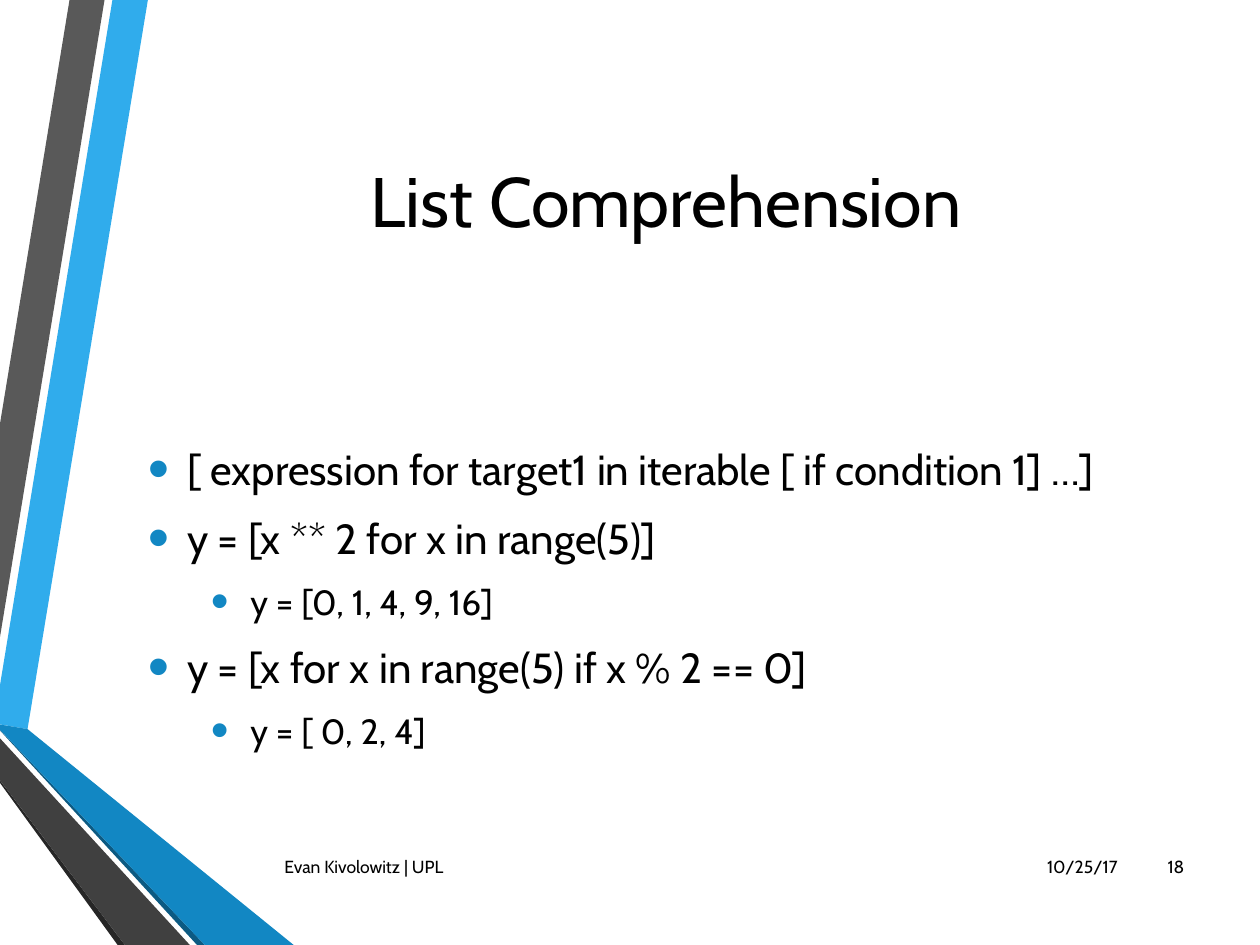
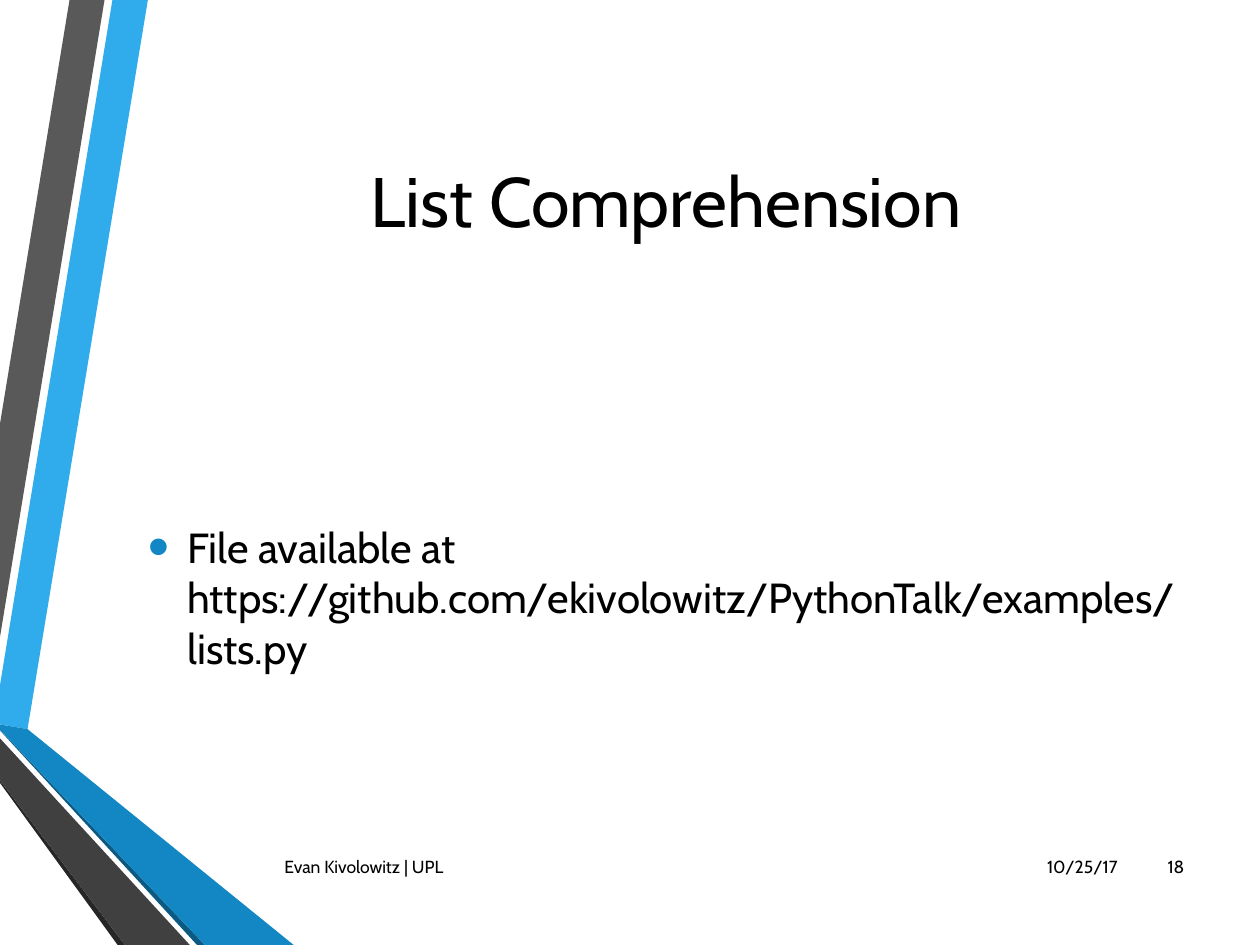
Before and after one commit to ekivolowitz/PythonTalk, a slide deck: slide 18 of Python.pptx. Drawn at 1260x945 pixels with LibreOffice and Linux fonts; fonts in the diff are those of the drawing; background and template pictures are left out. Boxes give left, top, right and bottom in pixels: in the first picture for what was removed or moved away, otherwise in the second. Text is boxed around its words. In the diff, an @@ line names an element or a change of style, - is before the commit and + after.

```diff
--- a/Python.pptx
+++ b/Python.pptx
@@ text at [187, 531, 1174, 674]: text changed @@
-• [ expression for target1 in iterable [ if condition 1] …]
-• y = [x ** 2 for x in range(5)]
-  • y = [0, 1, 4, 9, 16]
-• y = [x for x in range(5) if x % 2 == 0]
-  • y = [ 0, 2, 4]
+• File available at https://github.com/ekivolowitz/PythonTalk/examples/lists.py
```
Also in this commit, not shown: 2 other slides changed, 8 slides added, 14 other files.
